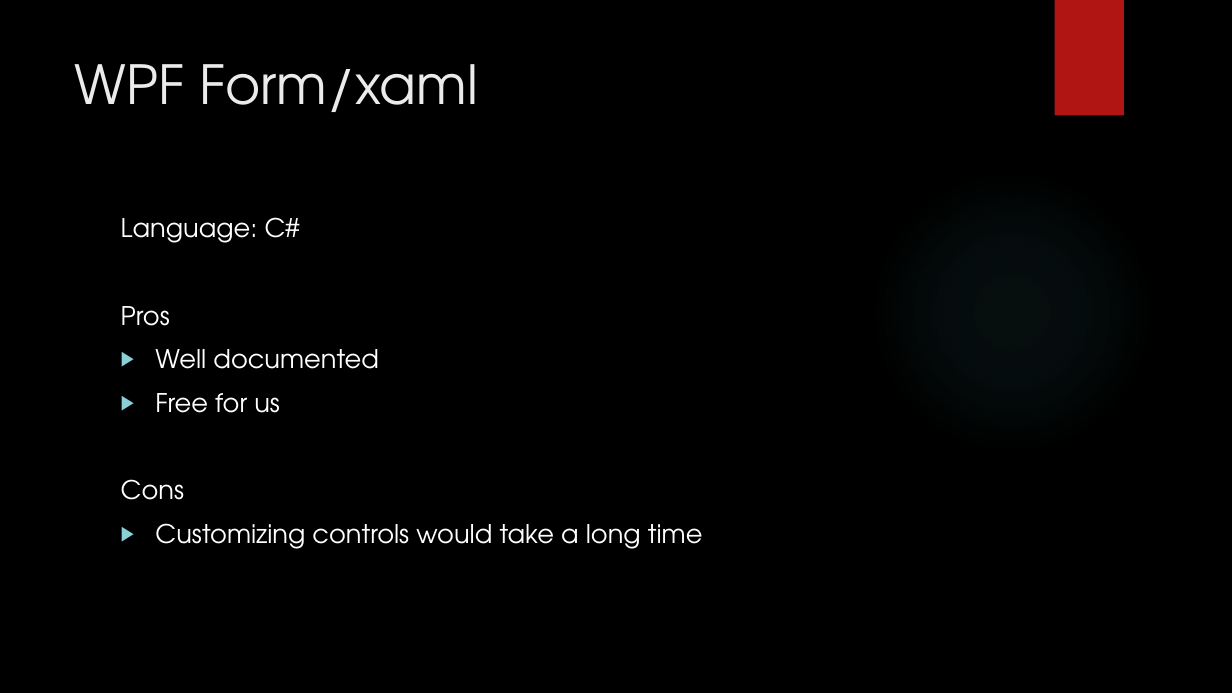
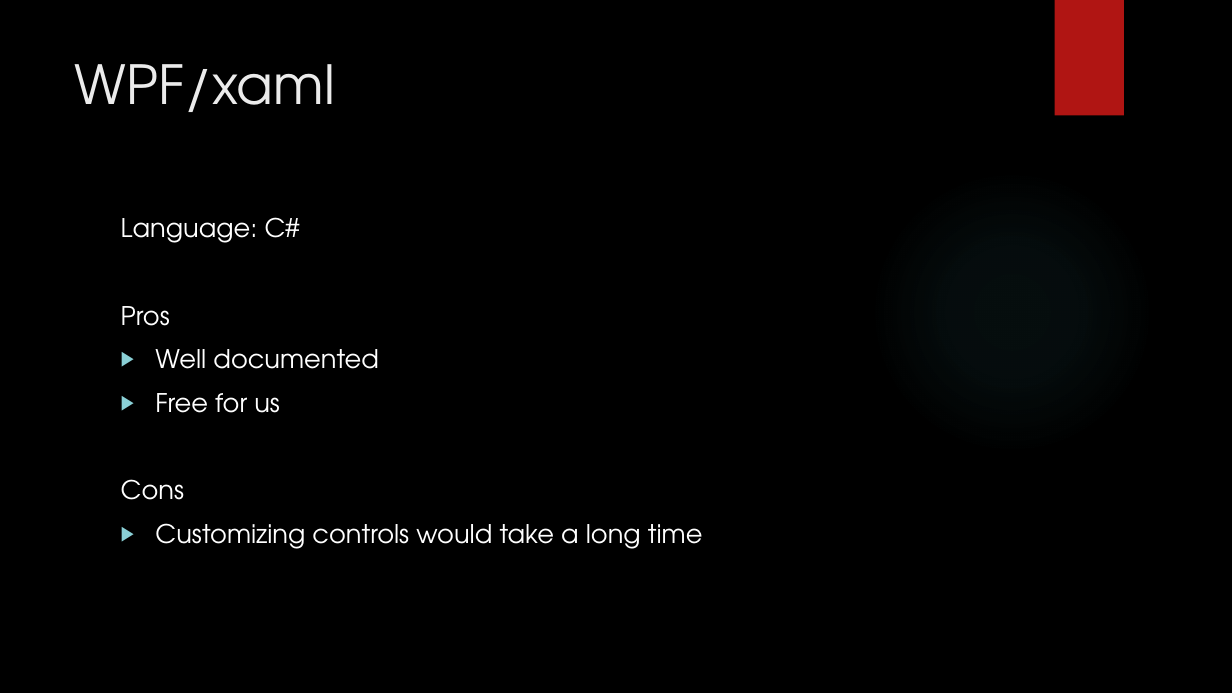
Before and after one commit to junmin-yee/Landmarked, a slide deck: slide 20 of Technology Presentation.pptx (slide 28 before the commit). Drawn at 1232x693 pixels with LibreOffice and Linux fonts; fonts in the diff are those of the drawing; background and template pictures are left out. Boxes give left, top, right and bottom in pixels: in the first picture for what was removed or moved away, otherwise in the second. Text is boxed around its words. In the diff, an @@ line names an element or a change of style, - is before the commit and + after.

```diff
--- a/Technology Presentation.pptx
+++ b/Technology Presentation.pptx
@@ title at box(75, 64, 335, 112): text changed @@
-WPF Form/xaml
+WPF/xaml
```
Also in this commit, not shown: 2 other slides changed, 9 slides added.
